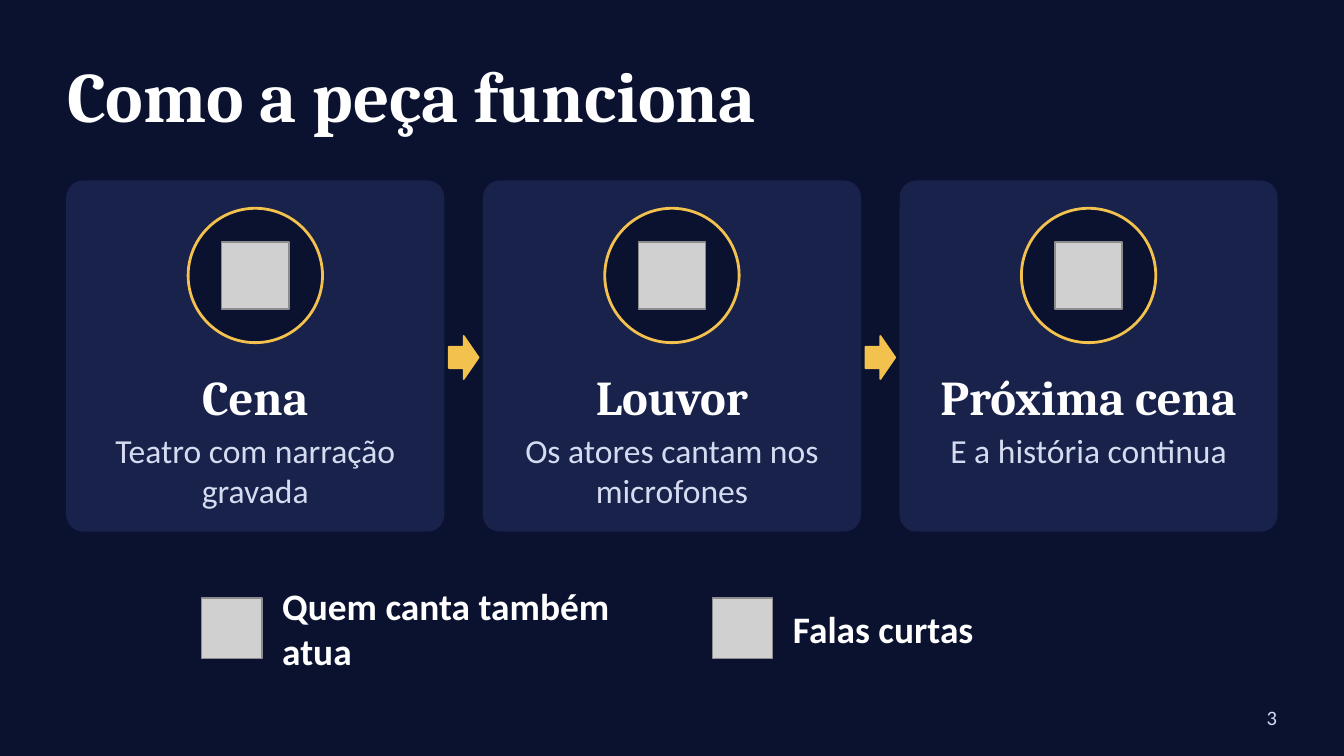
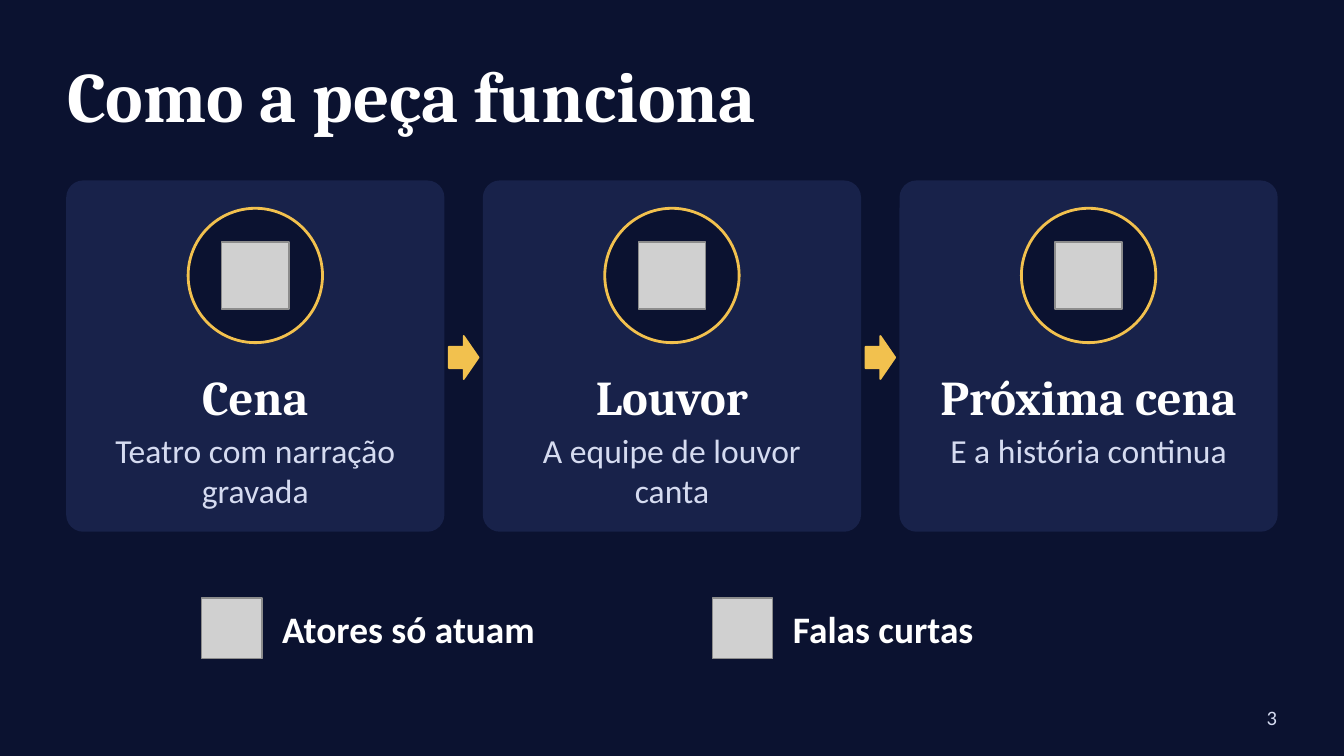
Before and after one commit to MatheusXd1227/Rob-IA-BTG, a slide deck: slide 3 of teatro/apresentacao-telao.pptx. Drawn at 1344x756 pixels with LibreOffice and Linux fonts; fonts in the diff are those of the drawing; grey boxes stand for pictures. Boxes give left, top, right and bottom in pixels: in the first picture for what was removed or moved away, otherwise in the second. Text is boxed around its words. In the diff, an @@ line names an element or a change of style, - is before the commit and + after.

```diff
--- a/teatro/apresentacao-telao.pptx
+++ b/teatro/apresentacao-telao.pptx
@@ text at (x1=543, y1=439, x2=800, y2=504): text changed @@
-Os atores cantam nos microfones
+A equipe de louvor canta
@@ text at (x1=282, y1=617, x2=535, y2=644): text changed @@
-Quem canta também atua
+Atores só atuam
```
Also in this commit, not shown: 1 other slide changed, 7 other files.
